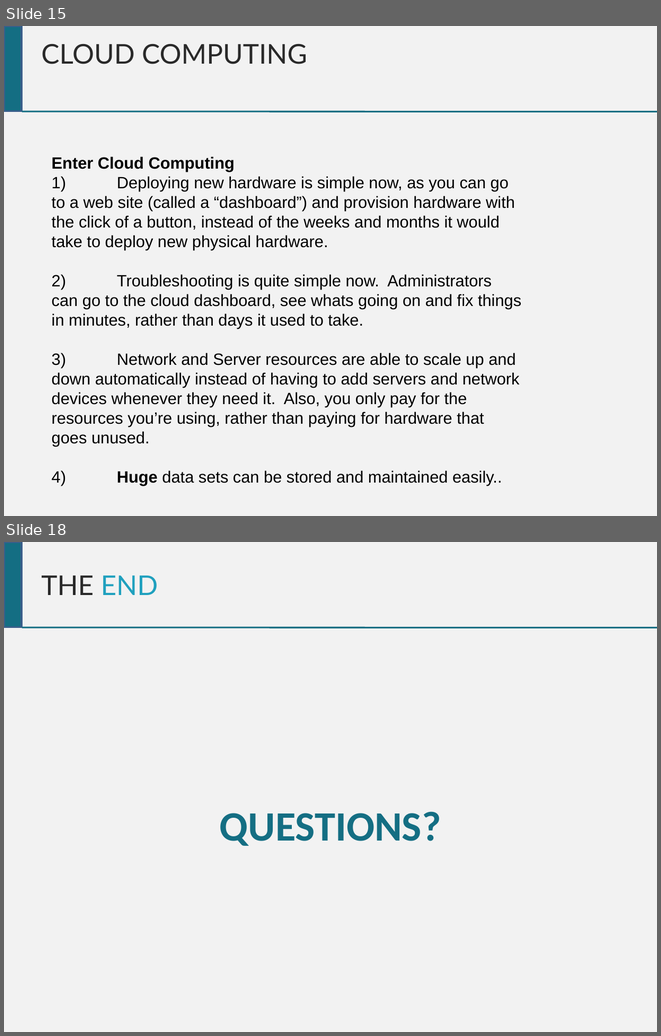
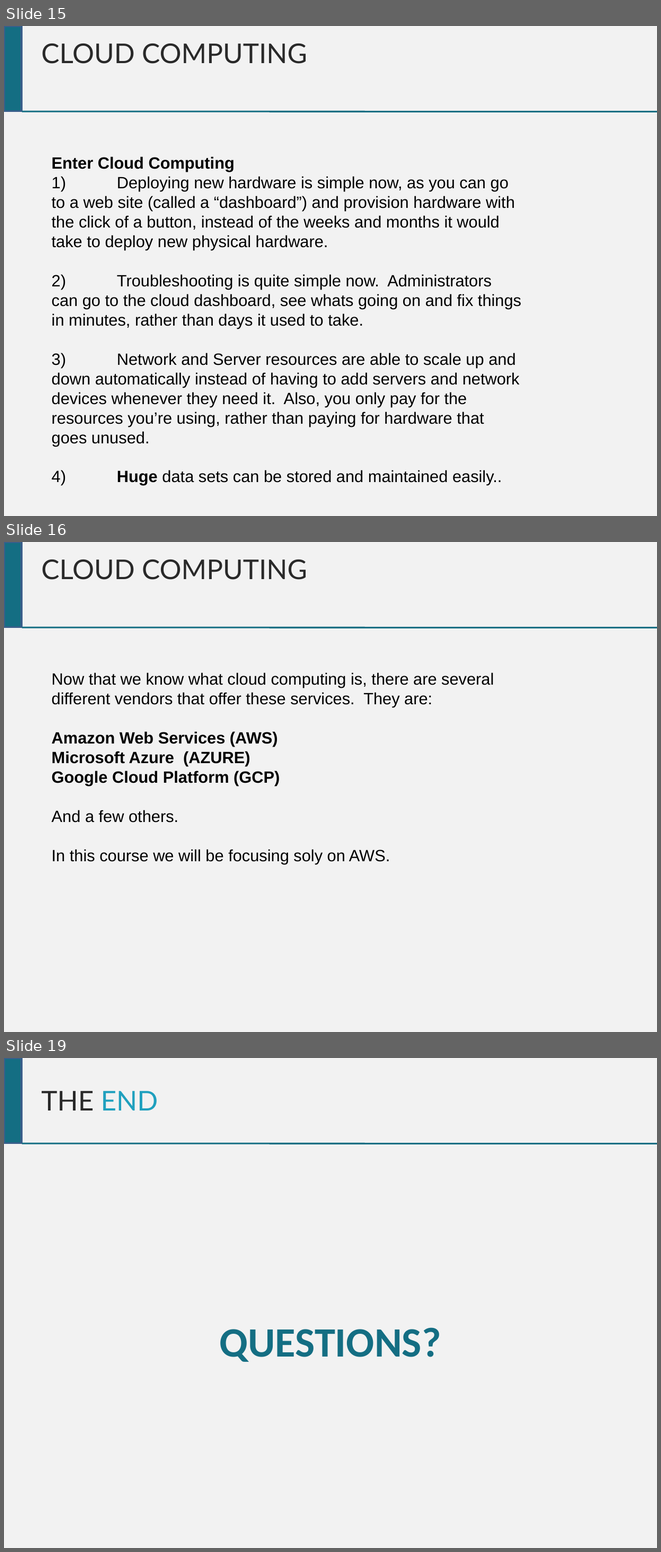
Before and after one commit to chrisgauthier742018/devopscourse, a slide deck: Dev Ops Course.pptx. Shown one above the other, each under a label of ours: slides 15 and 18 before the commit, slides 15, 16 and 19 after it; the slides between them are not shown. The pictures are 661x1036 and 661x1552 pixels, drawn with LibreOffice and Linux fonts; fonts in the diff are those of the drawing. Boxes give left, top, right and bottom in pixels: in the first picture for what was removed or moved away, otherwise in the second. Text is boxed around its words. In the diff, an @@ line names an element or a change of style, - is before the commit and + after.

Commit message:
Desktop done but Ansible - Cloud Computing flushed out

```diff
--- a/Dev Ops Course.pptx
+++ b/Dev Ops Course.pptx
@@ slide 16 added at [4, 542, 657, 1032], background #F2F2F2 @@
@@ rectangle added at [4, 542, 21, 627], fill #146E83, outline #3A5F8C 2 pt @@
@@ text added at [41, 559, 307, 580], 30 pt, text #292929 @@
+CLOUD COMPUTING
@@ line added from (21, 627) to (657, 627), #146E83 1.76 pt @@
@@ text added at [52, 672, 494, 864], 18 pt, text #000000 @@
+Now that we know what cloud computing is, there are several different vendors that offer these services. They are:
+Amazon Web Services (AWS)
+Microsoft Azure (AZURE)
+Google Cloud Platform (GCP)
+And a few others.
+In this course we will be focusing soly on AWS.
@@ what was slide 18 is now slide 19 @@
```
Also in this commit, not shown: 1 slide changed, 1 other file.
